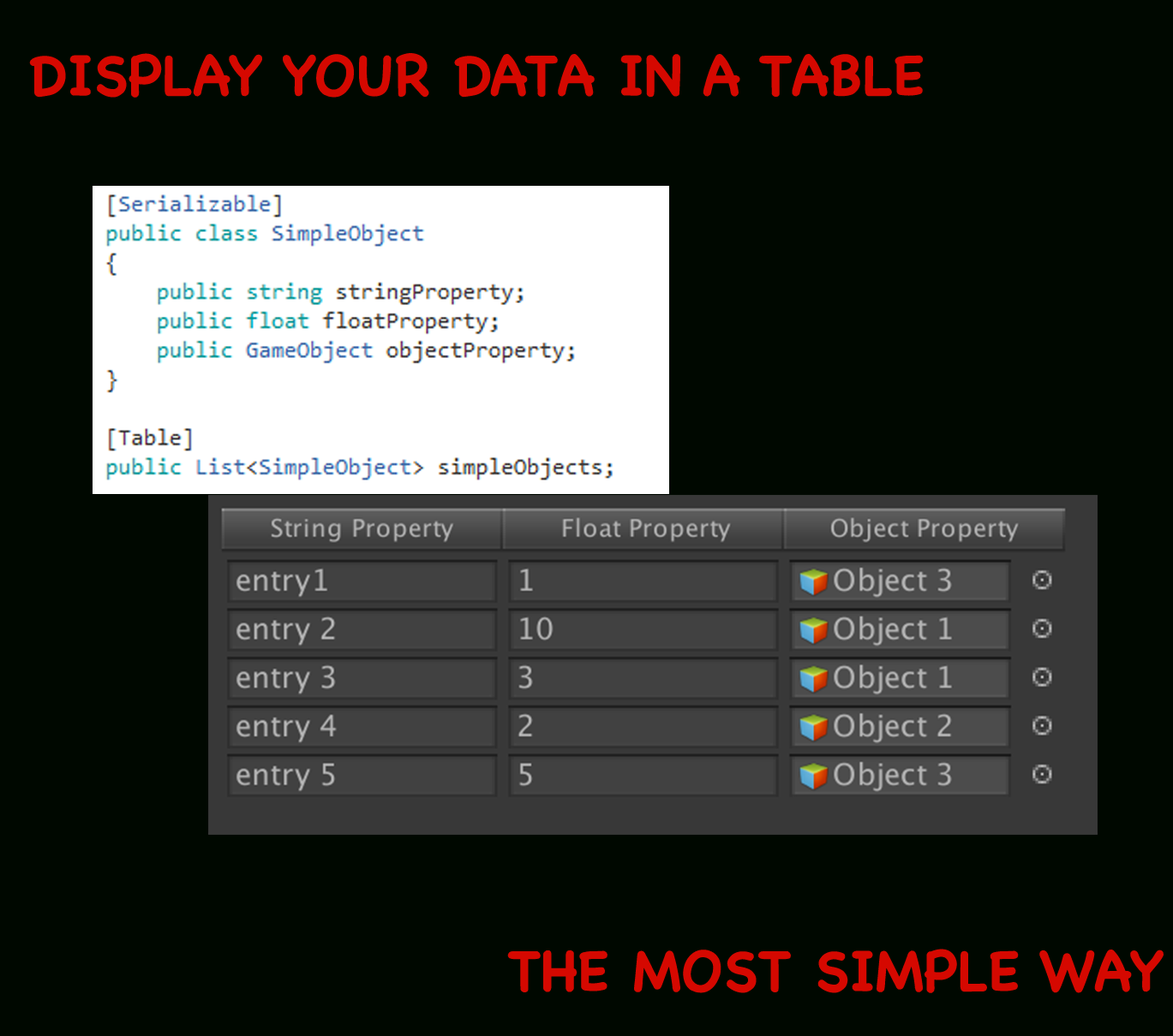
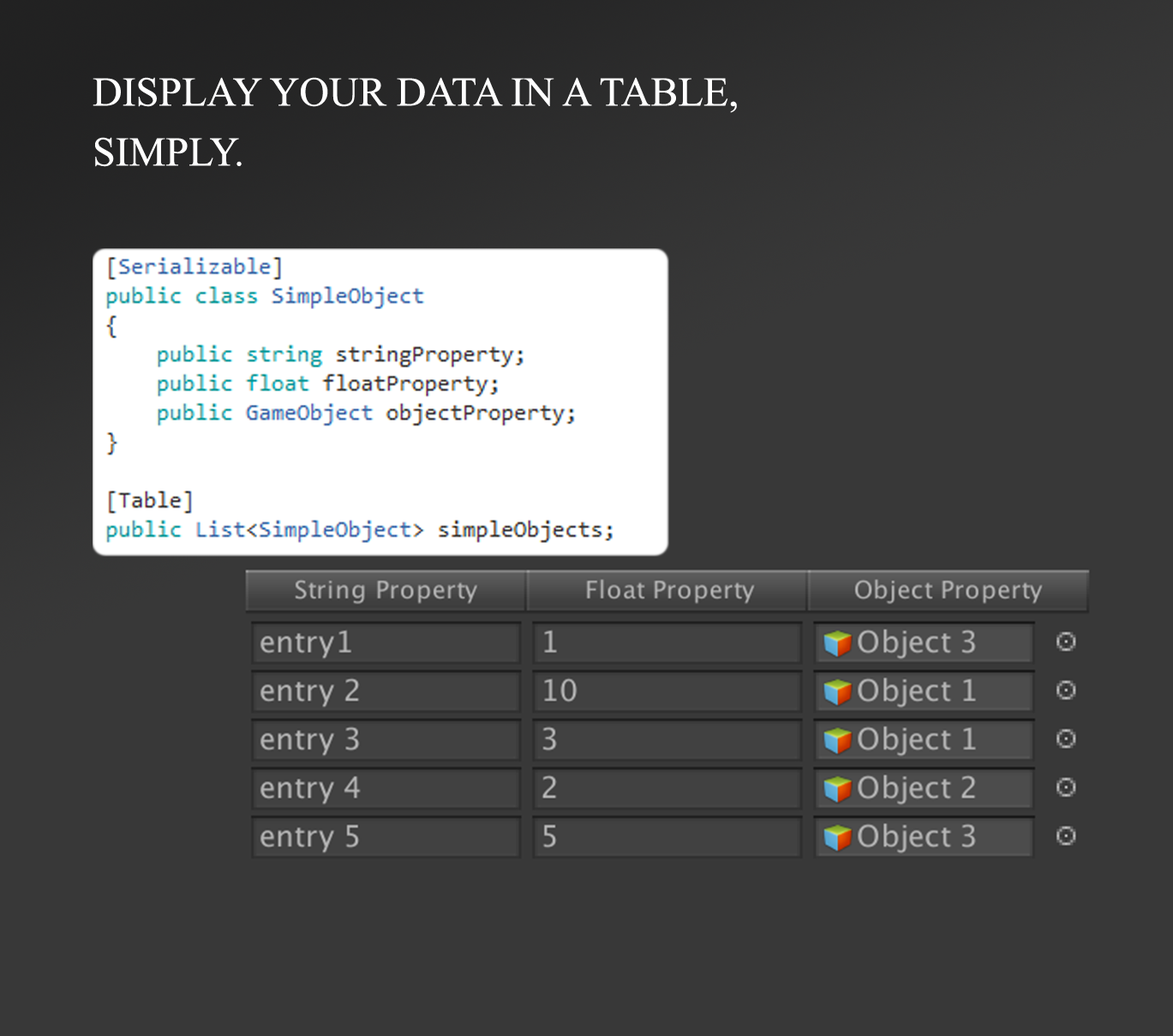
Comparing the layer stacks of the two (1173, 1036) images. Changes:
painted on "2018-02-06_1141" over [92, 185, 670, 557]
renamed "DISPLAY YOUR DATA IN A TABLE" to "DISPLAY YOUR DATA IN A TABLE, SIMPLY.", painted on it over [29, 53, 924, 168]
hid "THE MOST SIMPLE WAY" over [507, 949, 1164, 994]
painted on "Screenshot 1c" over [208, 495, 1122, 896]
painted on "Layer 1" over [0, 0, 1173, 1036]
